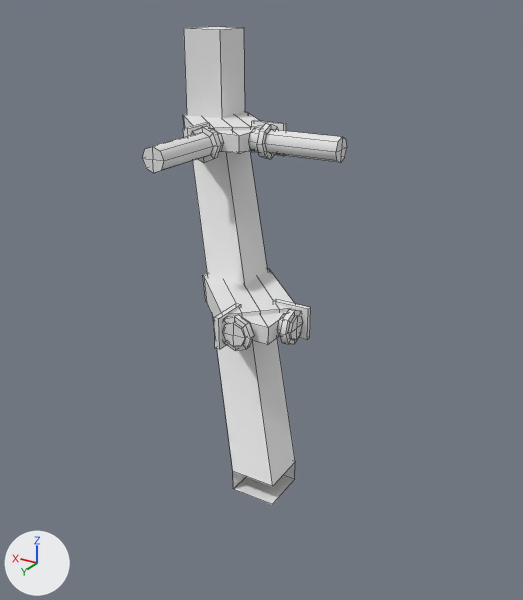
The OBJ model art/3D_Env/3D_Assets/3D_Models/Env_Models/0_Multi/Barriers/BarrierCorner.obj as it was, and as the next commit left it.
One viewpoint serves both versions: a camera (50 mm lens) standing at (1.861, -1.387, 1.088) and looking at (2.569, -2.567, 0.498). The axes (+X, +Y, +Z) are drawn at lower left. The lights are the same throughout. The first picture is the older version. Mesh edges are drawn as thin lines. Where no turn or scale is listed for an object, it has been applied to the vertices.

Objects in the first picture: 'BarrierCorner'.
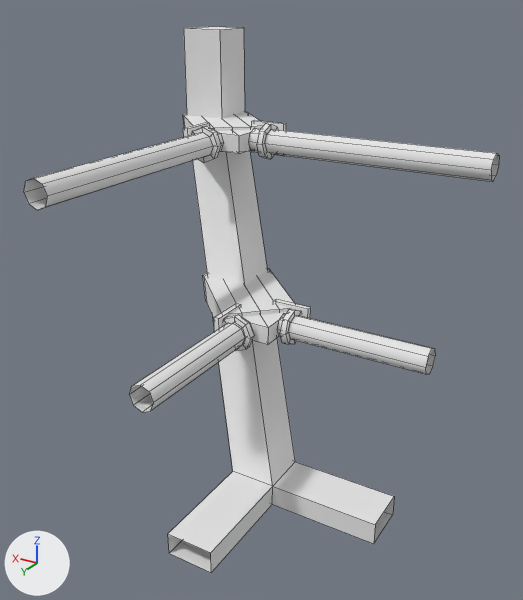
Diff of the bpy script that builds the scene:
```diff
--- a/art/3D_Env/3D_Assets/3D_Models/Env_Models/0_Multi/Barriers/BarrierCorner.obj.py
+++ b/art/3D_Env/3D_Assets/3D_Models/Env_Models/0_Multi/Barriers/BarrierCorner.obj.py
@@ me_barriercorner @@
 # used by ob_barriercorner; location = (0.0, 0.0, 0.0)
 # verts and faces of me_barriercorner; kept vertices keep their numbers, new ones are numbered from 328
 # before: 0 (2.501, -2.603, 0.051) at pixel (294, 479), 1 (2.501, -2.603, 0.1) at pixel (295, 461), 2 (2.501, -2.5, 0.051) at pixel (272, 504), 3 (2.501, -2.5, 0.1) at pixel (272, 486), 6 (2.603, -2.5, 0.051) at pixel (233, 489)
 # before: 7 (2.603, -2.5, 0.1) at pixel (232, 471)
-me_barriercorner.from_pydata(...)  # 328 vertices, 304 faces; spans x 2.489..2.963, y -2.963..-2.489, z 0.051..1.003
+me_barriercorner.from_pydata(...)  # 340 vertices, 304 faces; spans x 2.182..2.963, y -2.963..-2.195, z 0.051..1.003
+# me_barriercorner part 1
+for new, old in zip([*range(360, 364)], [*range(0, 4)]): verts[new] = verts[old] + (-0.238, 0.0, 0.0)
+for new, old in zip([*range(364, 368)], [2, 3, 6, 7]): verts[new] = verts[old] + (0.0, 0.235, 0.0)
+faces += [(1, 3, 363, 361), (2, 362, 363, 3), (0, 1, 361, 360), (0, 360, 362, 2), (2, 364, 366, 6), (6, 366, 367, 7)]
+faces += [(2, 3, 365, 364), (3, 7, 367, 365)]
+# me_barriercorner part 2
+# 28 vertices are removed from x 2.501..2.806, y -2.806..-2.501, z 0.412..0.805
+# 40 faces are deleted
+# 8 new vertices lie (0.0, 0.518, 0.0) away from vertices in x 2.753..2.806, y -2.713, z 0.751..0.805
+# 8 new vertices lie (-0.532, 0.0, 0.0) away from vertices in x 2.714, y -2.806..-2.753, z 0.751..0.805
+# 8 new vertices lie (-0.319, 0.0, 0.0) away from vertices in x 2.532, y -2.623..-2.569, z 0.412..0.466
+# 8 new vertices lie (0.0, 0.292, 0.0) away from vertices in x 2.569..2.623, y -2.501, z 0.412..0.466
+# 32 new faces join them
 me_barriercorner.materials.append(mat_m_metalinterface)
```

Changed parts and their boxes (x1, y1, x2, y2) in the pictures (523 x 600 px; the box of a moved part takes in the faces that stretch with it):
'BarrierCorner', reshaped (131% wider, 14% taller): before (142, 27, 347, 504); after (24, 27, 499, 572)
part 1 of me_barriercorner, added: after (168, 462, 394, 572)
part 2 of me_barriercorner, moved or reshaped: before (142, 128, 347, 347); after (24, 128, 499, 412)
